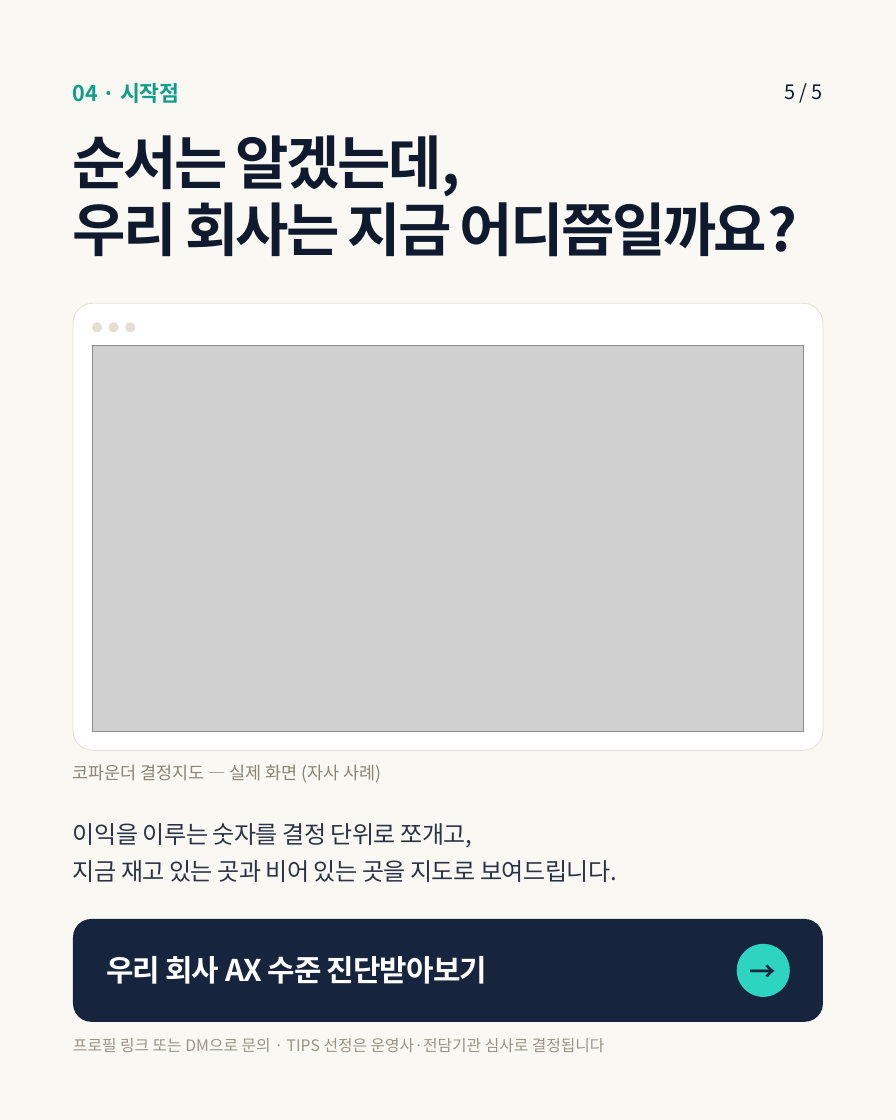
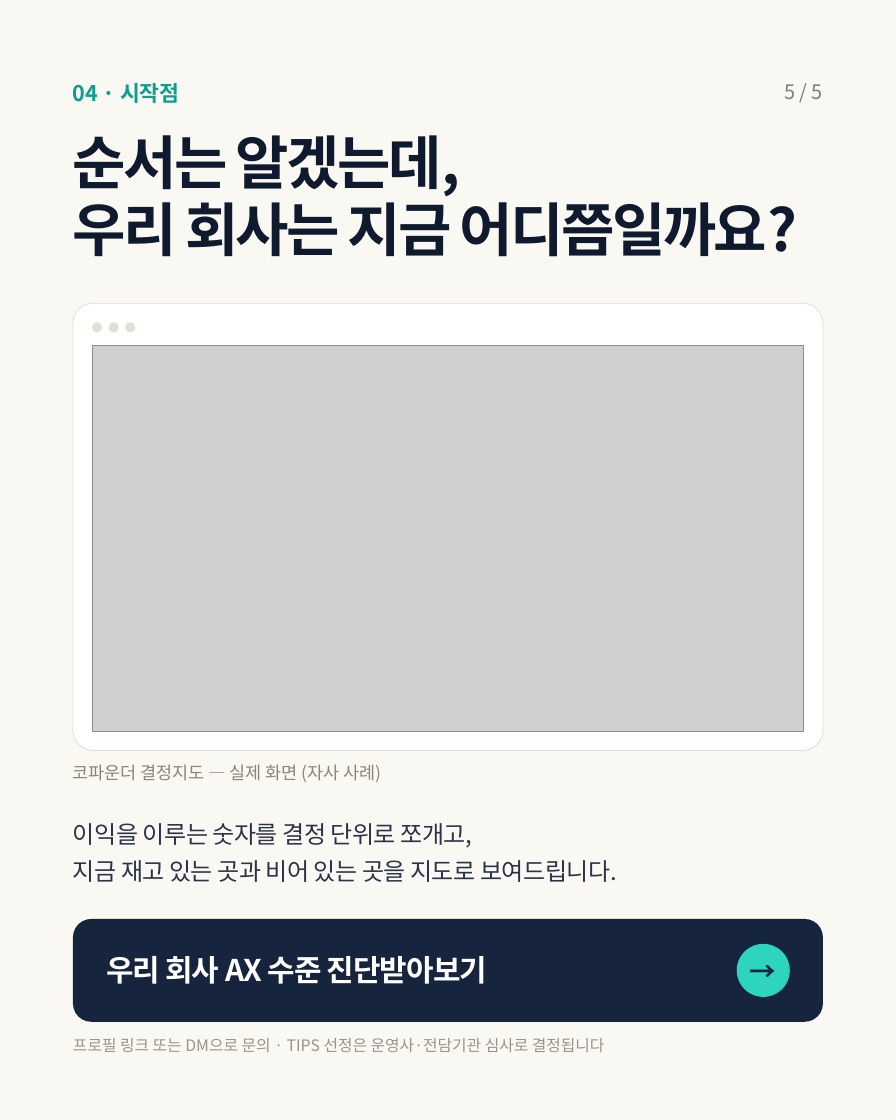
Before and after one commit to standardcho-debug/supernova, a slide deck: slide 5 of service/marketing-studio/samples/tips-v1/canva/TIPS_캐러셀_5p.pptx. Drawn at 896x1120 pixels with LibreOffice and Linux fonts; fonts in the diff are those of the drawing; grey boxes stand for pictures. Boxes give left, top, right and bottom in pixels: in the first picture for what was removed or moved away, otherwise in the second. Text is boxed around its words. In the diff, an @@ line names an element or a change of style, - is before the commit and + after.

```diff
--- a/service/marketing-studio/samples/tips-v1/canva/TIPS_캐러셀_5p.pptx
+++ b/service/marketing-studio/samples/tips-v1/canva/TIPS_캐러셀_5p.pptx
@@ text "5 / 5" at box(785, 84, 823, 99): text colour #0F1A2E to #797E87 @@
```
Also in this commit, not shown: 4 other slides changed, 3 other files.
